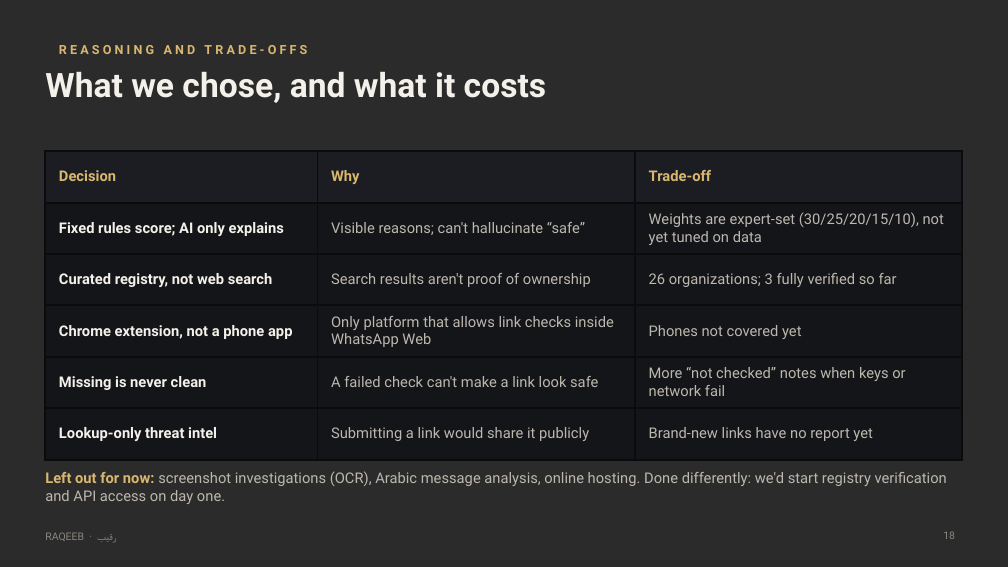
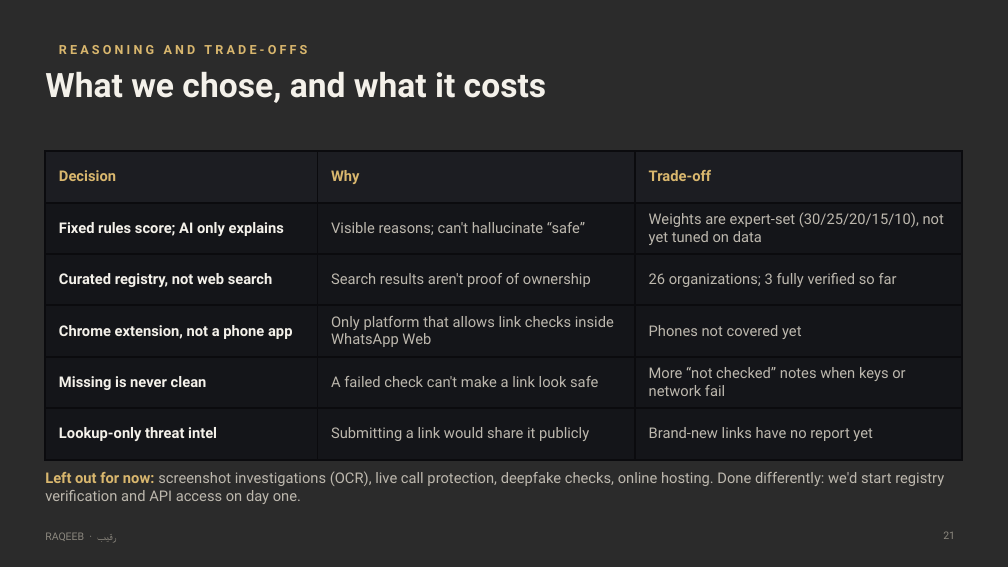
Before and after one commit to prokl1d/RAQEEB, a slide deck: slide 21 of docs/RAQEEB_Pitch_Deck.pptx (slide 18 before the commit). Drawn at 1008x567 pixels with LibreOffice and Linux fonts; fonts in the diff are those of the drawing; background and template pictures are left out; a plain dark background stands for a picture behind light text. Boxes give left, top, right and bottom in pixels: in the first picture for what was removed or moved away, otherwise in the second. Text is boxed around its words. In the diff, an @@ line names an element or a change of style, - is before the commit and + after.

```diff
--- a/docs/RAQEEB_Pitch_Deck.pptx
+++ b/docs/RAQEEB_Pitch_Deck.pptx
@@ text at box(45, 471, 944, 504): text changed @@
-Left out for now: screenshot investigations (OCR), Arabic message analysis, online hosting. Done differently: we'd start registry verification and API access on day one.
+Left out for now: screenshot investigations (OCR), live call protection, deepfake checks, online hosting. Done differently: we'd start registry verification and API access on day one.
@@ page number at box(943, 531, 955, 539): text changed @@
-18
+21
```
Also in this commit, not shown: 2 other slides changed, 3 slides added, 34 other files.
